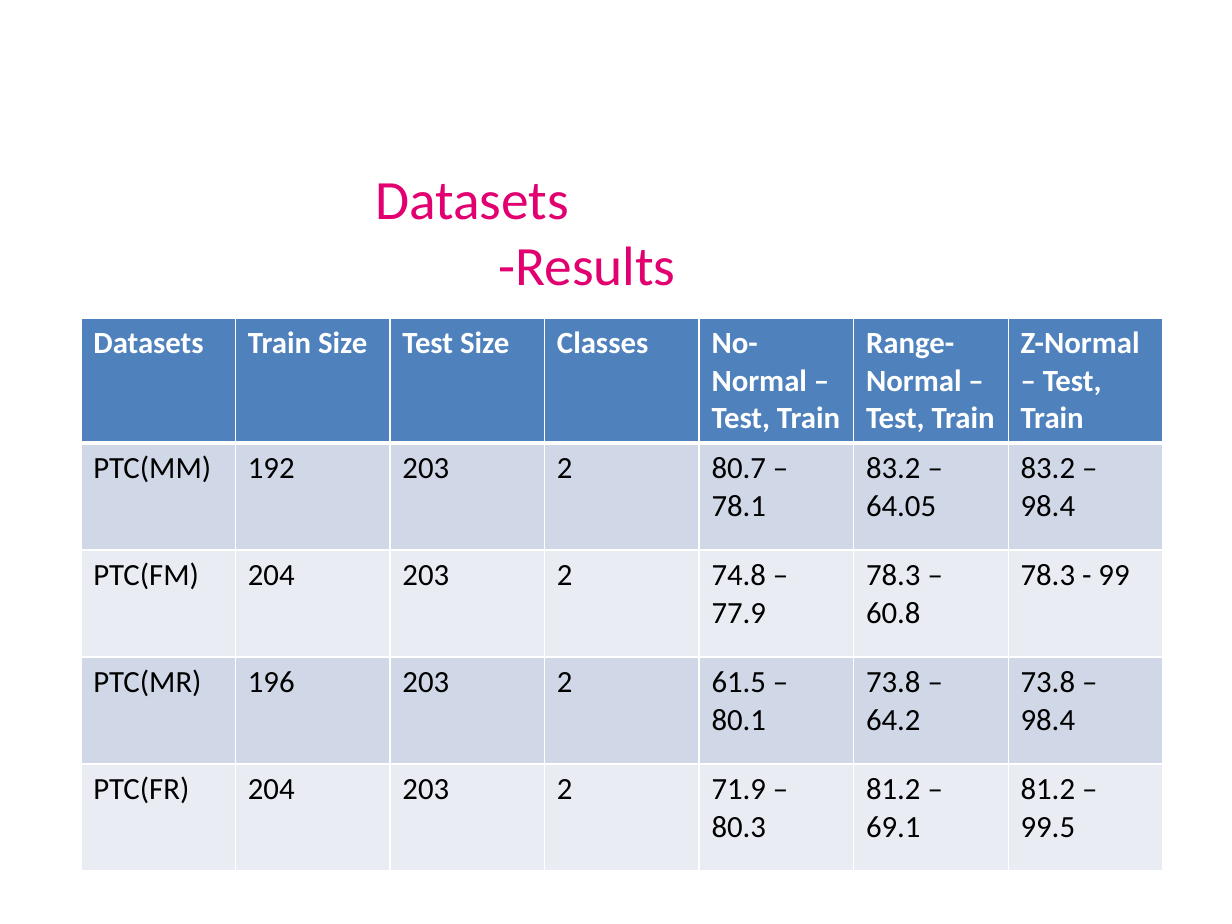
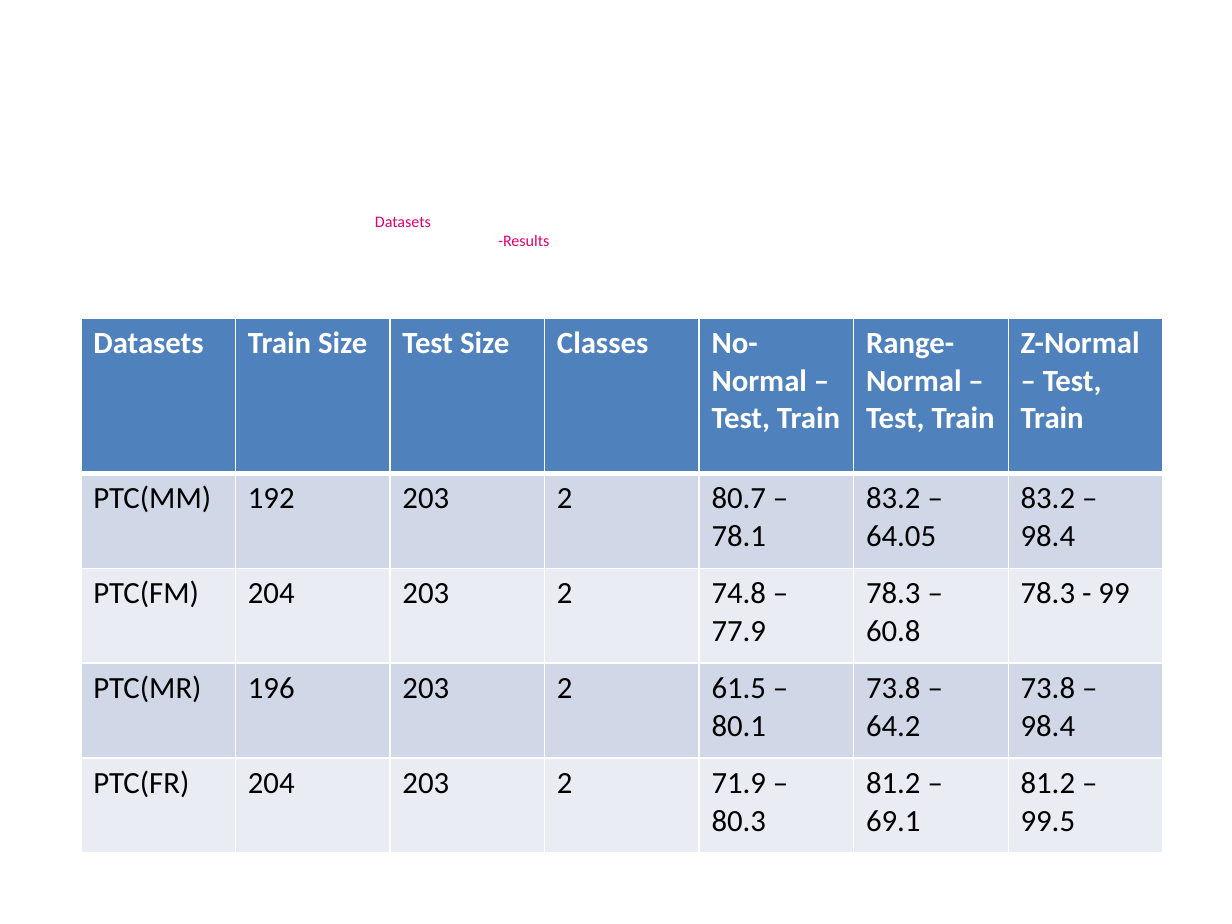
Before and after one commit to shayestehhamid/PatternRecognitionCourse, a slide deck: slide 15 of pattern_Presentation.pptx. Drawn at 1232x924 pixels with LibreOffice and Linux fonts; fonts in the diff are those of the drawing; background and template pictures are left out. Boxes give left, top, right and bottom in pixels: in the first picture for what was removed or moved away, otherwise in the second. Text is boxed around its words. In the diff, an @@ line names an element or a change of style, - is before the commit and + after.

```diff
--- a/pattern_Presentation.pptx
+++ b/pattern_Presentation.pptx
@@ text "Datasets -Results" at box(375, 216, 549, 246): size 32.4 to 9.4 pt @@
@@ table at box(81, 318, 1161, 853) @@
@@ fill #D0D8E8 to #D0D8E7 in 14 cells @@
@@ fill #E9EDF4 to #E9ECF3 in 14 cells @@
@@ borders changed @@
```
Also in this commit, not shown: 18 other slides changed, 1 other file.
